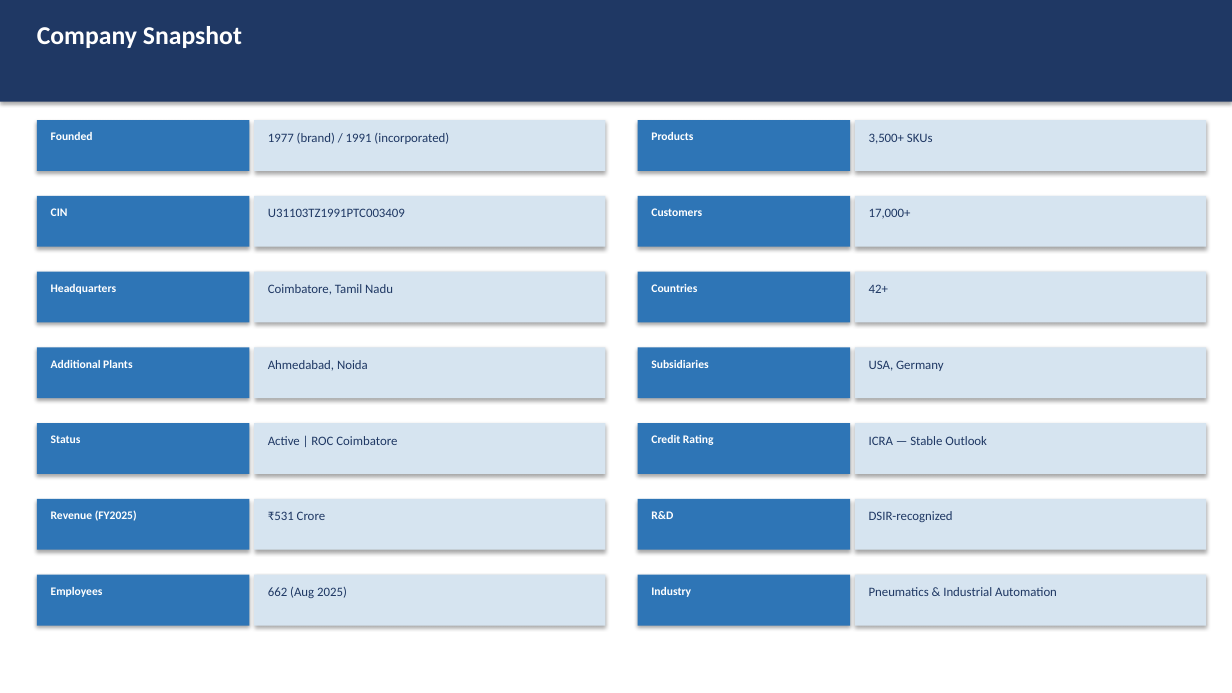
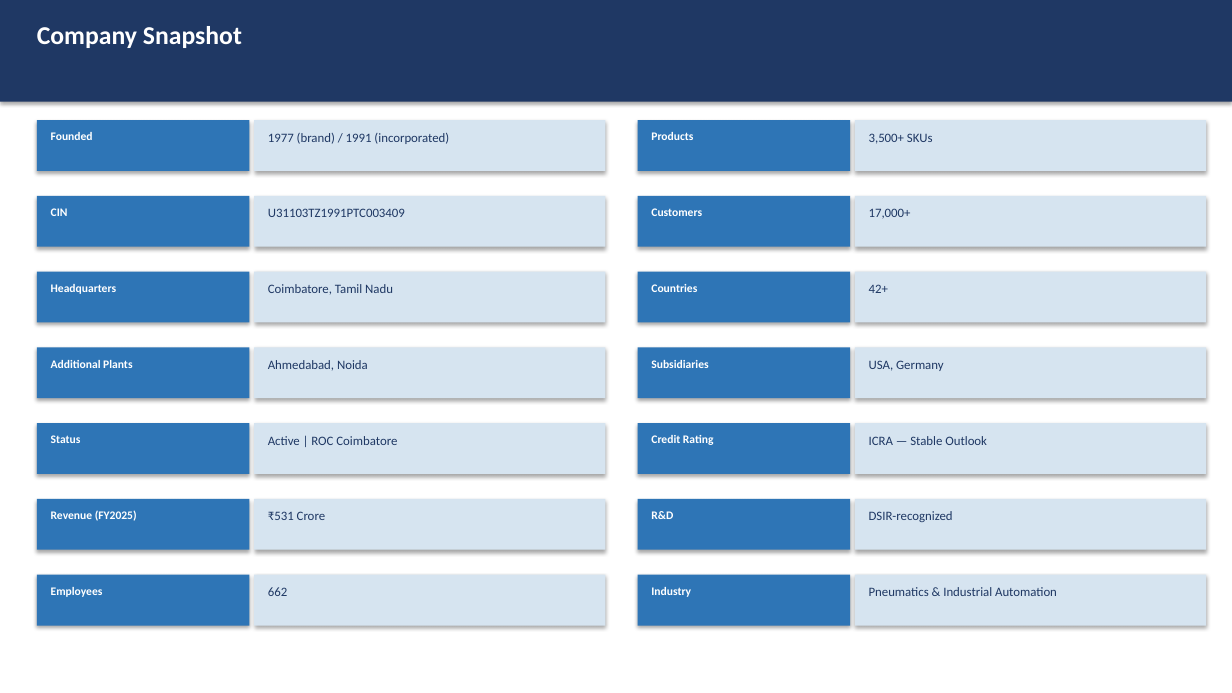
Before and after one commit to lkariman-design/DDMRR-Tool, a slide deck: slide 2 of output/Janatics_DDMR_Deck.pptx. Drawn at 1232x693 pixels with LibreOffice and Linux fonts; fonts in the diff are those of the drawing. Boxes give left, top, right and bottom in pixels: in the first picture for what was removed or moved away, otherwise in the second. Text is boxed around its words. In the diff, an @@ line names an element or a change of style, - is before the commit and + after.

```diff
--- a/output/Janatics_DDMR_Deck.pptx
+++ b/output/Janatics_DDMR_Deck.pptx
@@ text at (268,587,287,596): text changed @@
-662 (Aug 2025)
+662
```
Also in this commit, not shown: 4 other slides changed, 5 slides added, 4 slides removed, 7 other files.
